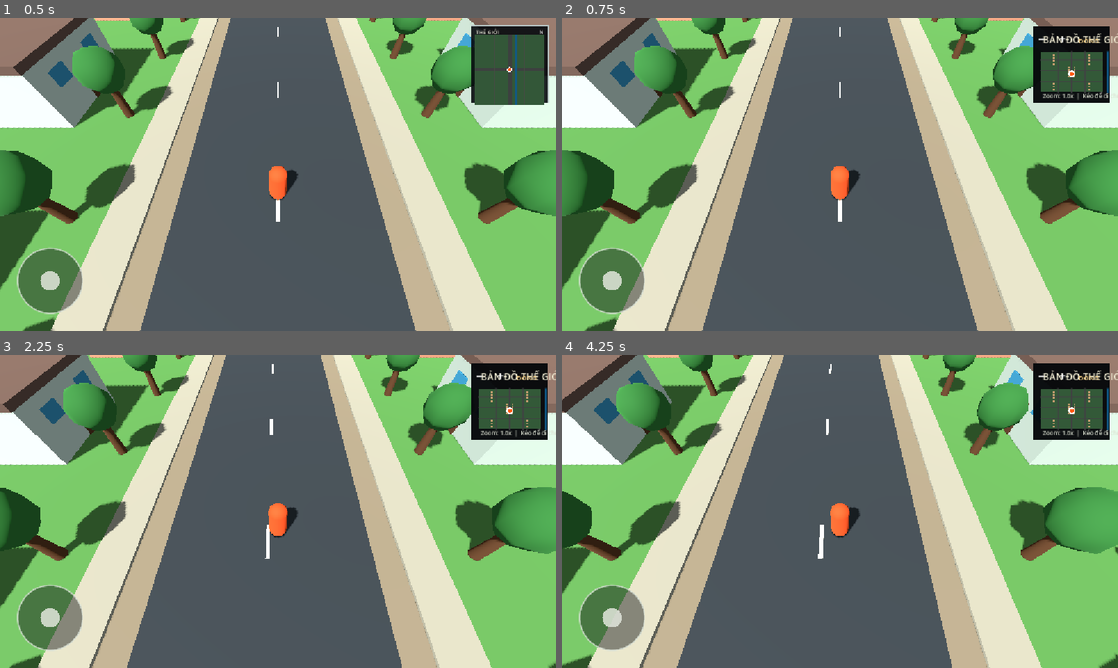
Above: before the commit, frames 1-4 (two rows, left to right).
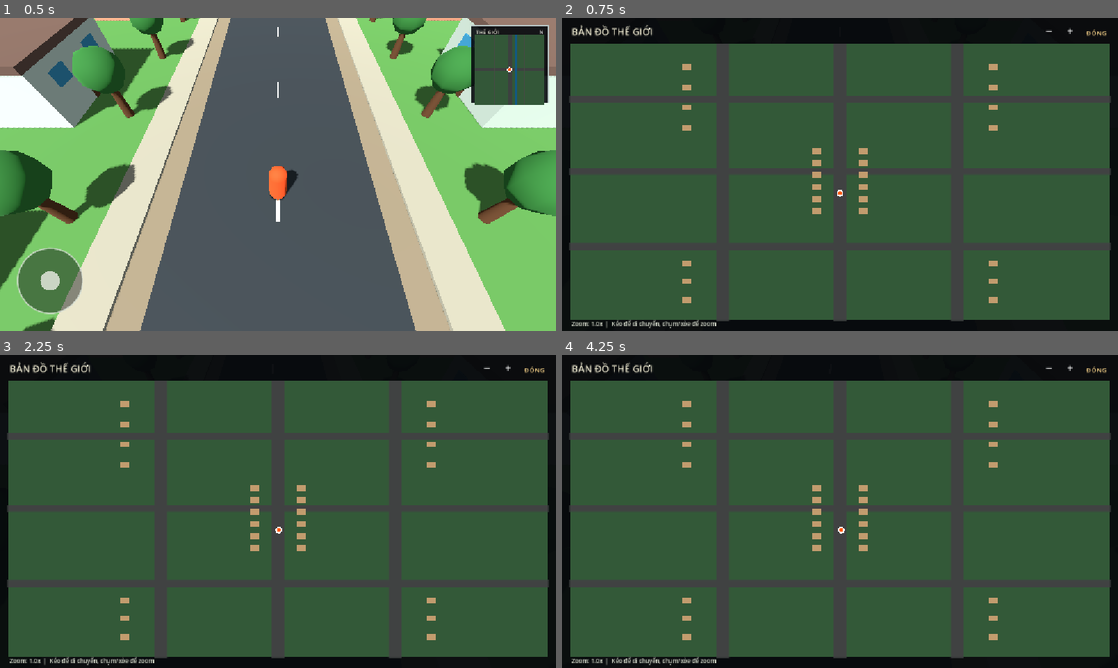
Above: after the commit, the same moments.

Repository: aohmn/GameDemo
Game: Godot game, scene res://scenes/boot/boot.tscn
The game is run twice, just before and just after one commit, with the same random seed, the same clock (stepped at 60 frames per second) and the same inputs.
Inputs (mouse positions are in pixels of both pictures, inside the frame that each line leads up to):
- Up to frame 1 (0.5 s): no input
- Up to frame 2 (0.75 s): tap Enter at 0.5 s; drag from (1073, 64) to (895, 105) at 0.52 s
- Up to frame 3 (2.25 s): tap Space at 1.25 s; drag from (166, 527) to (250, 574) at 1.27 s; tap Enter at 2 s; move the mouse to (333, 442) at 2.02 s; hold Right (ui_right) from 2.03 s (still down)
- Up to frame 4 (4.25 s): release Right (ui_right) at 2.75 s; drag from (812, 574) to (673, 464) at 2.77 s; tap Space at 3.5 s; move the mouse to (1006, 558) at 3.52 s; hold Left (ui_left) from 3.53 s (still down)

Frame 1 is identical in both runs. In frame 2, 95% of the frame differs, in the area x 0-100%, y 0-100%; in frame 3, 95%; in frame 4, 96%.

Commit message:
Fix fullscreen world map layout

Diff:
--- a/world/map/minimap.gd
+++ b/world/map/minimap.gd
@@ -25,9 +25,56 @@
 var _mouse_last_position := Vector2.ZERO
 
 
+var _mini_anchors := Vector4.ZERO
+var _mini_offsets := Vector4.ZERO
+
+
 func _ready() -> void:
 	mouse_filter = Control.MOUSE_FILTER_STOP
 	process_mode = Node.PROCESS_MODE_INHERIT
+
+	# Lưu layout minimap để khôi phục sau khi đóng bản đồ lớn.
+	_mini_anchors = Vector4(
+		anchor_left,
+		anchor_top,
+		anchor_right,
+		anchor_bottom
+	)
+	_mini_offsets = Vector4(
+		offset_left,
+		offset_top,
+		offset_right,
+		offset_bottom
+	)
+
+
+func _set_world_map_open(is_open: bool) -> void:
+	_world_map_open = is_open
+
+	if is_open:
+		# Mở rộng Control phủ toàn bộ viewport.
+		anchor_left = 0.0
+		anchor_top = 0.0
+		anchor_right = 1.0
+		anchor_bottom = 1.0
+
+		offset_left = 0.0
+		offset_top = 0.0
+		offset_right = 0.0
+		offset_bottom = 0.0
+	else:
+		# Khôi phục đúng vị trí và kích thước minimap.
+		anchor_left = _mini_anchors.x
+		anchor_top = _mini_anchors.y
+		anchor_right = _mini_anchors.z
+		anchor_bottom = _mini_anchors.w
+
+		offset_left = _mini_offsets.x
+		offset_top = _mini_offsets.y
+		offset_right = _mini_offsets.z
+		offset_bottom = _mini_offsets.w
+
+	queue_redraw()
 
 
 func _process(_delta: float) -> void:
@@ -48,7 +95,7 @@
 func _handle_screen_touch(event: InputEventScreenTouch) -> void:
 	if event.pressed:
 		if not _world_map_open:
-			_world_map_open = true
+			_set_world_map_open(true)
 			_opening_touch_index = event.index
 			accept_event()
 			queue_redraw()
@@ -143,7 +190,7 @@
 
 	if event.pressed:
 		if not _world_map_open:
-			_world_map_open = true
+			_set_world_map_open(true)
 			accept_event()
 			queue_redraw()
 			return
@@ -192,7 +239,7 @@
 			return
 
 		if position.x >= size.x - 70.0:
-			_world_map_open = false
+			_set_world_map_open(false)
 			return
 
 	var map_rect := _full_map_rect()
Not shown, changed: CHANGELOG.md
